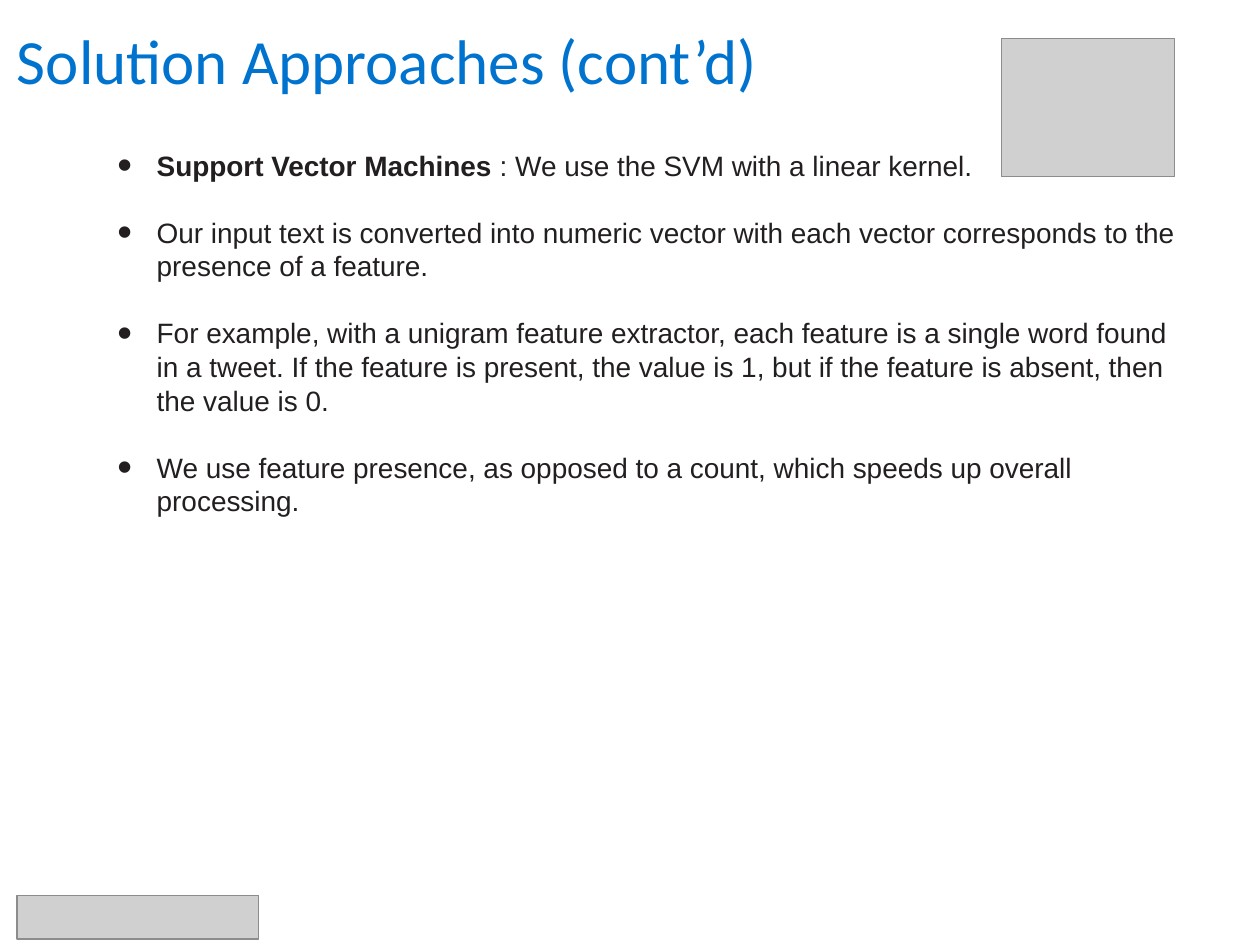
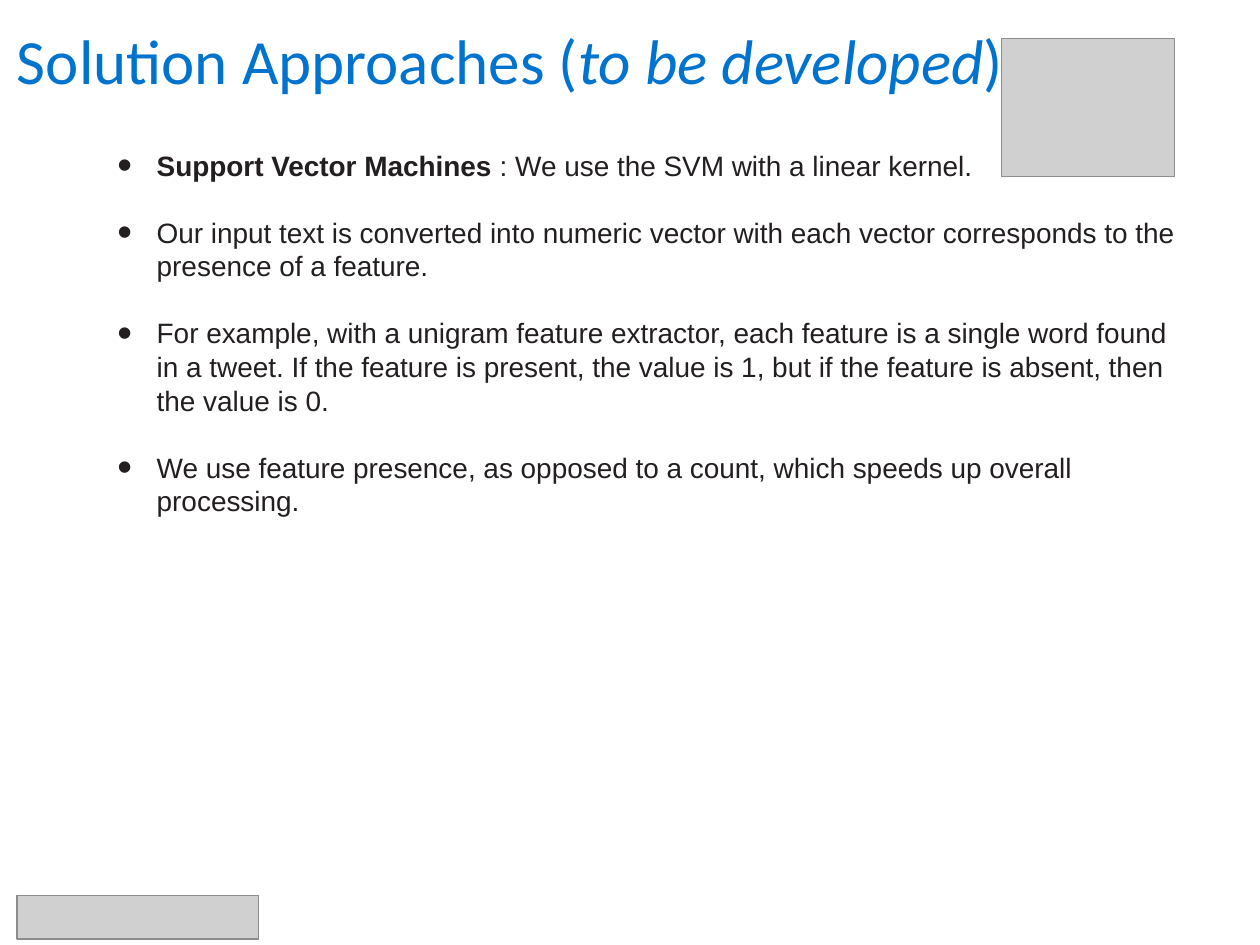
Before and after one commit to Pinak-Chakraborty/NLP-Proj-Spam-Ham, a slide deck: slide 5 of Spam Detection - Naive Bayesian Classifier v1 0.pptx (slide 9 before the commit). Drawn at 1260x945 pixels with LibreOffice and Linux fonts; fonts in the diff are those of the drawing; grey boxes stand for pictures; background and template pictures are left out. Boxes give left, top, right and bottom in pixels: in the first picture for what was removed or moved away, otherwise in the second. Text is boxed around its words. In the diff, an @@ line names an element or a change of style, - is before the commit and + after.

```diff
--- a/Spam Detection - Naive Bayesian Classifier v1 0.pptx
+++ b/Spam Detection - Naive Bayesian Classifier v1 0.pptx
@@ title at [17,38,1003,99]: text changed @@
-Solution Approaches (cont’d)
+Solution Approaches (to be developed)
```
Also in this commit, not shown: 5 other slides changed, 6 slides removed.
